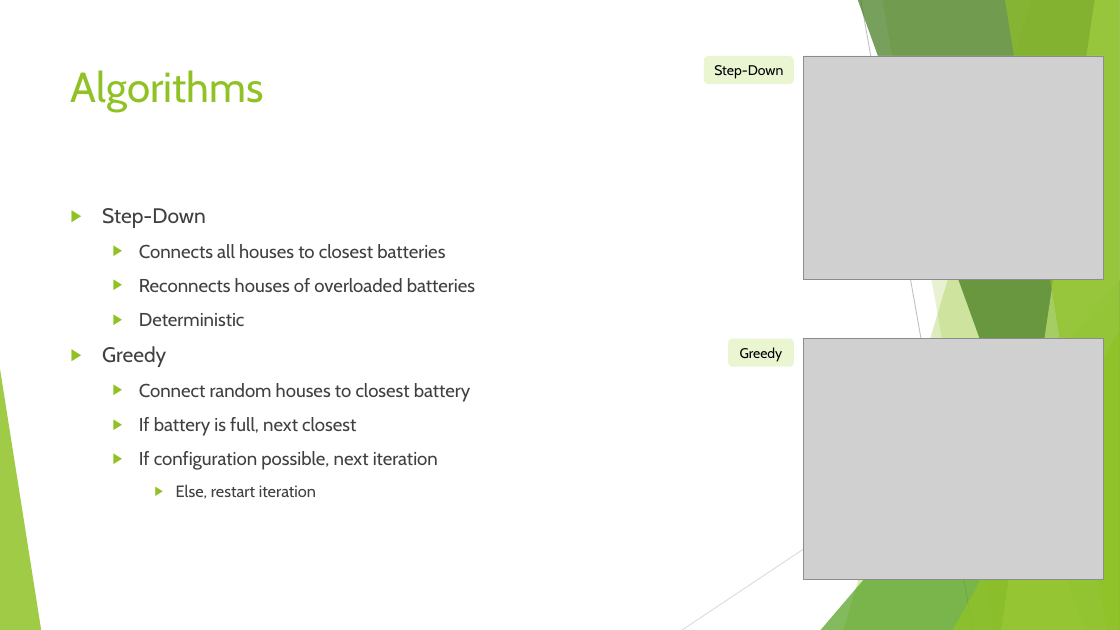
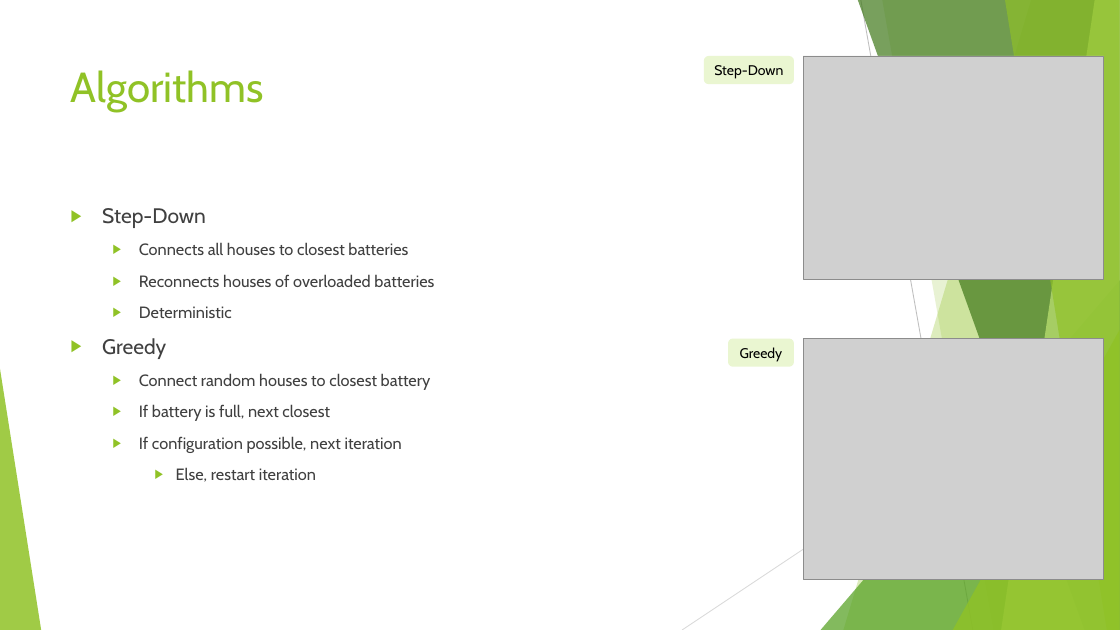
Before and after one commit to JSMR-heuristics/JSMR, a slide deck: slide 5 of EndPres.pptx. Drawn at 1120x630 pixels with LibreOffice and Linux fonts; fonts in the diff are those of the drawing; grey boxes stand for pictures. Boxes give left, top, right and bottom in pixels: in the first picture for what was removed or moved away, otherwise in the second. Text is boxed around its words. In the diff, an @@ line names an element or a change of style, - is before the commit and + after.

```diff
--- a/EndPres.pptx
+++ b/EndPres.pptx
@@ text at [139,242,434,453]: size 16 to 14 pt in "Connects all houses to closest batteries", "Reconnects houses of overloaded batteries", "Deterministic", "Connect random houses to closest battery" and 2 more places @@
```
Also in this commit, not shown: 3 other slides changed, 4 slides added, 8 other files.
